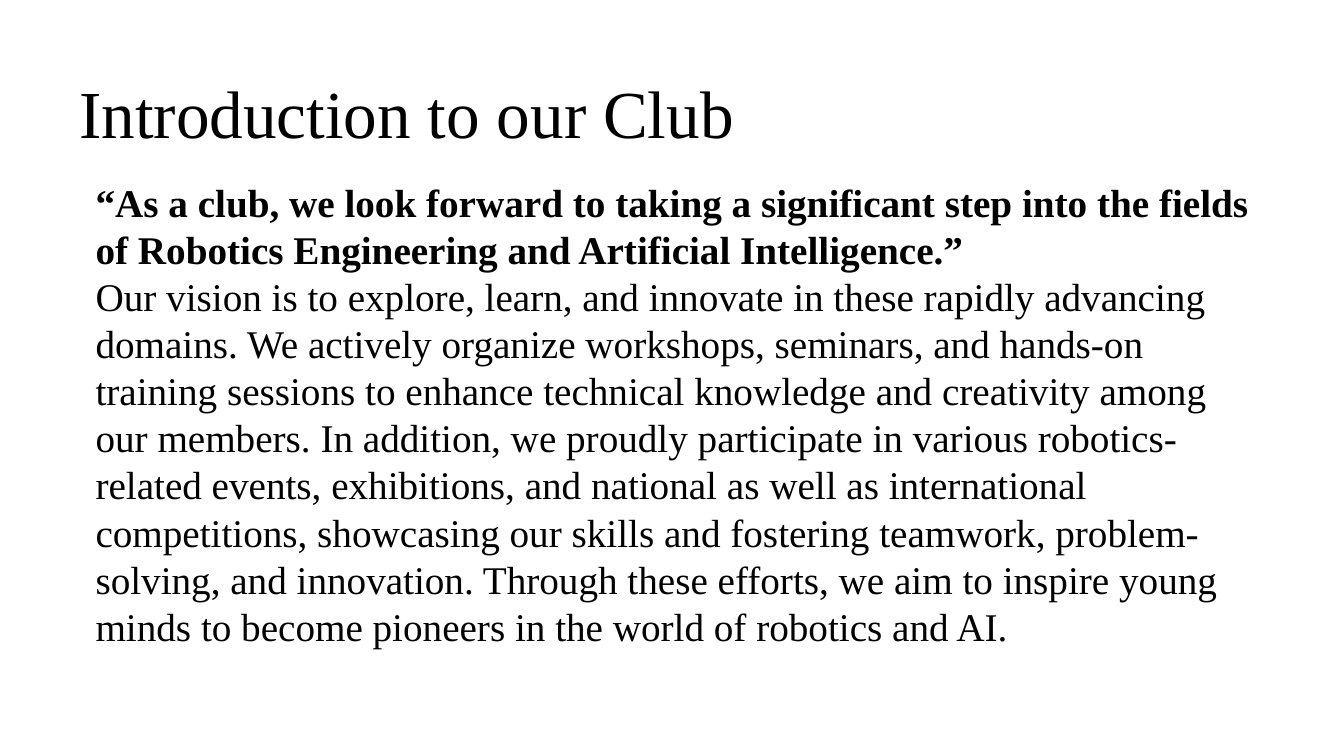
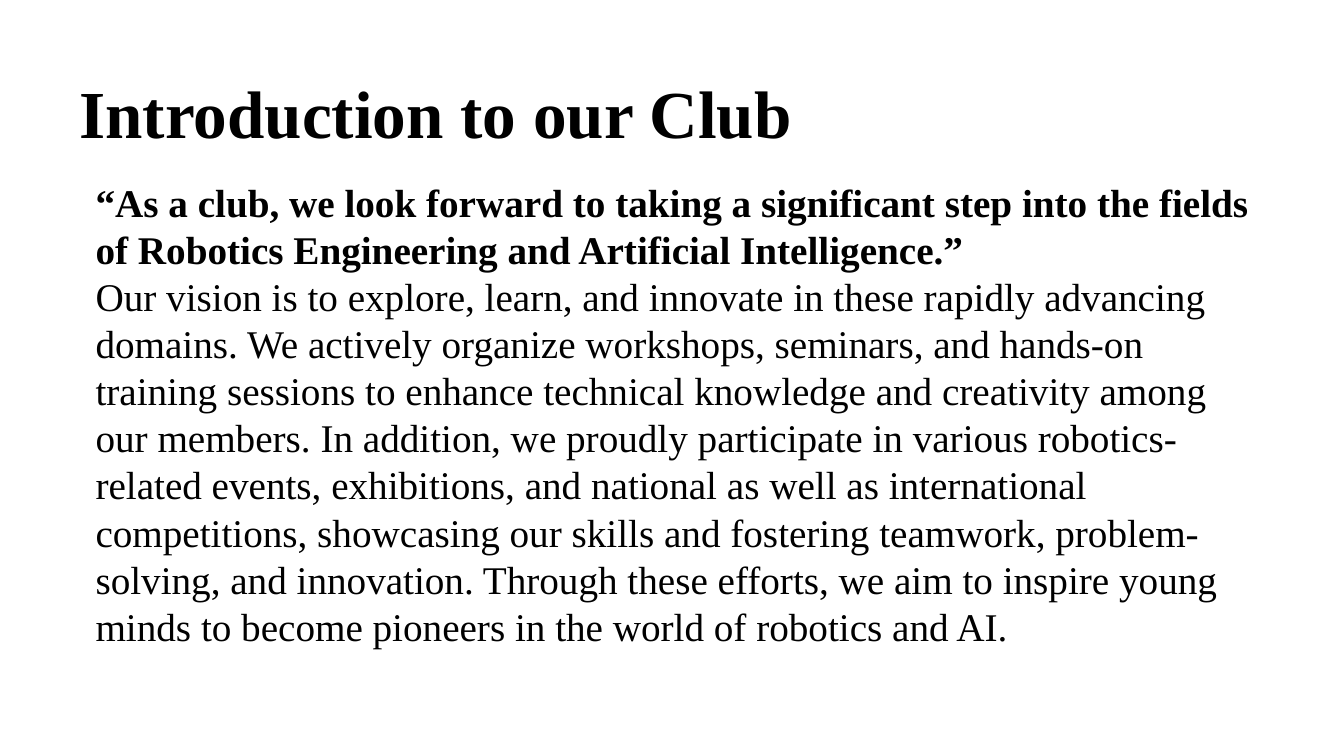
Before and after one commit to Null-undefined-source/UARC, a slide deck: slide 2 of United Academy Robotics Club.pptx. Drawn at 1344x756 pixels with LibreOffice and Linux fonts; fonts in the diff are those of the drawing. Boxes give left, top, right and bottom in pixels: in the first picture for what was removed or moved away, otherwise in the second. Text is boxed around its words. In the diff, an @@ line names an element or a change of style, - is before the commit and + after.

```diff
--- a/United Academy Robotics Club.pptx
+++ b/United Academy Robotics Club.pptx
@@ text "Introduction to our Club" at <box>79,91,792,139</box>: bold on @@
```
Also in this commit, not shown: 5 other slides changed.
